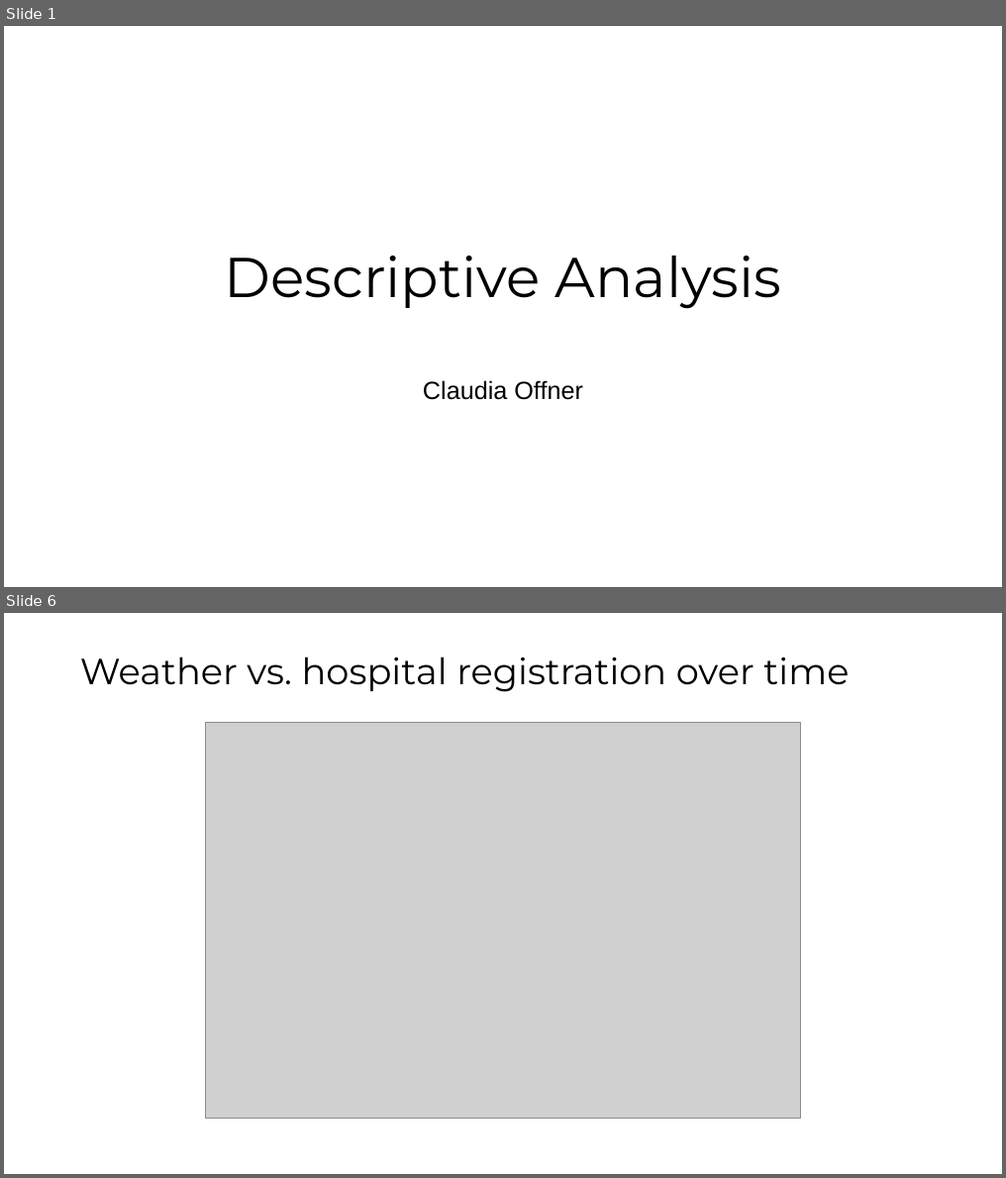
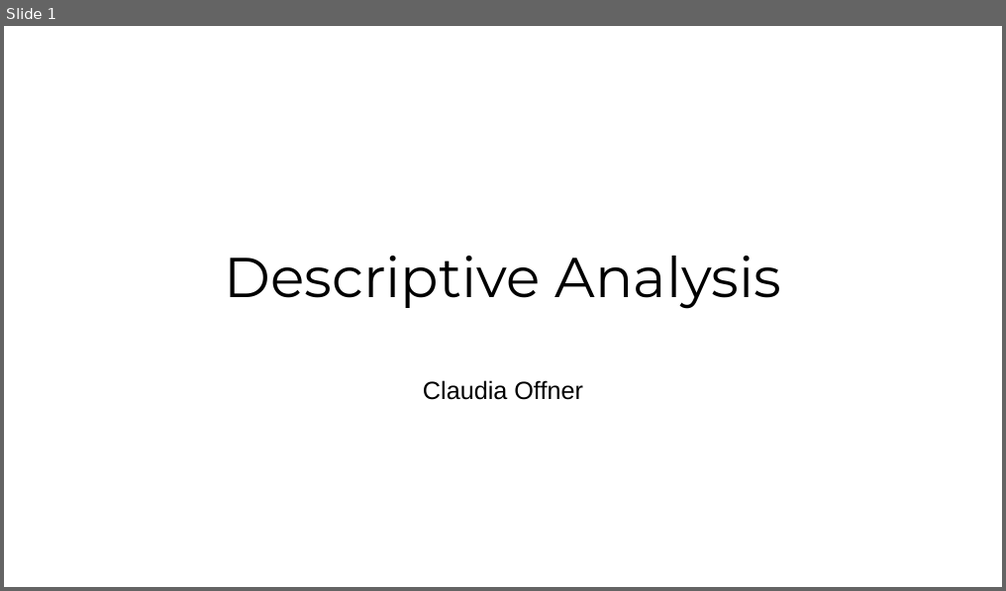
Before and after one commit to Claudia-Offner/hisp-climate-health-forecast, a slide deck: 1_Data/HISP_Himachal_Pradesh/- Reporting/PPT_Desc_Outputs.pptx. Shown one above the other, each under a label of ours: slides 1 and 6 before the commit, slide 1 after it; the slides between them are not shown. The pictures are 1006x1178 and 1006x591 pixels, drawn with LibreOffice and Linux fonts; fonts in the diff are those of the drawing; grey boxes stand for pictures. Boxes give left, top, right and bottom in pixels: in the first picture for what was removed or moved away, otherwise in the second. Text is boxed around its words. In the diff, an @@ line names an element or a change of style, - is before the commit and + after.

```diff
--- a/1_Data/HISP_Himachal_Pradesh/- Reporting/PPT_Desc_Outputs.pptx
+++ b/1_Data/HISP_Himachal_Pradesh/- Reporting/PPT_Desc_Outputs.pptx
@@ slide 6 removed at [4, 613, 1002, 1174], background #FFFFFF @@
@@ title removed at [80, 657, 848, 692] @@
-Weather vs. hospital registration over time
@@ picture removed at [205, 722, 800, 1118] @@
```
Also in this commit, not shown: 3 slides changed, 7 slides added, 1 other slide removed, 25 other files.
